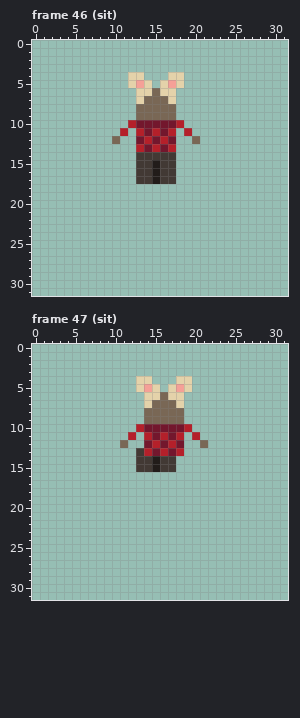
A pixel-art file gets an edit: assets/raincoat_ferret.ase. The first picture shows the starting point.
32x32 pixels, 48 frames. Shown: frame 46 (sit), frame 47 (sit). The commit also changed other frames, which this record leaves out.
The same view after the edit:
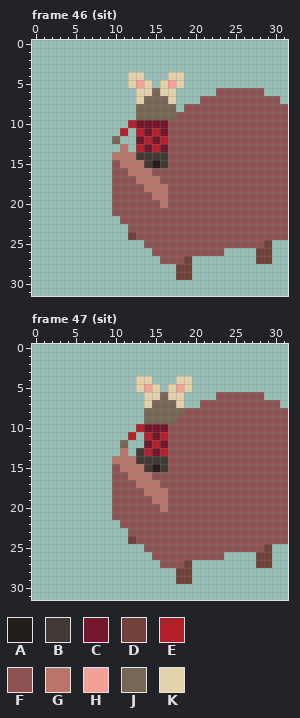
Palette (. is transparent): A #221c1a  B #423934  C #73172d  D #71413b  E #b4202a  F #8e5252  G #ba756a  H #f5a097  J #796755  K #e4d2aa
Commit message: fix flash of raincoat at end of take of raincoat animation and fix sit couch animation (no more overlap)
Edits made:
layer "Layer 3" now shown
Changed rows in their new state; - is an unchanged pixel.
Frame 46 (sit), layers "rhtfh", "Layer 3":
first column x 10:
 6 -------------FFFFFF---
 7 -----------FFFFFFFFFF-
 8 ---------FFFFFFFFFFFFF
 9 --------FFFFFFFFFFFFFF
10 -------FFFFFFFFFFFFFFF
11 -------FFFFFFFFFFFFFFF
12 -------FFFFFFFFFFFFFFF
13 -G-----FFFFFFFFFFFFFFF
14 GGG----FFFFFFFFFFFFFFF
15 FGGG---FFFFFFFFFFFFFFF
16 FFGGGFFFFFFFFFFFFFFFFF
17 FFFGGGFFFFFFFFFFFFFFFF
18 FFFFGGGFFFFFFFFFFFFFFF
19 FFFFFGGFFFFFFFFFFFFFFF
20 FFFFFFGFFFFFFFFFFFFFFF
21 FFFFFFFFFFFFFFFFFFFFFF
22 -FFFFFFFFFFFFFFFFFFFFF
23 --FFFFFFFFFFFFFFFFFFFF
24 --DFFFFFFFFFFFFFFFFFFF
25 ----FFFFFFFFFFFFFFFD--
26 -----FFFFFFFFF----DD--
27 ------FFFD--------DD--
28 --------DD------------
29 --------DD------------
Frame 47 (sit), layers "rhtfh", "Layer 3":
first column x 10:
 6 -------------FFFFFF---
 7 -----------FFFFFFFFFF-
 8 ---------FFFFFFFFFFFFF
 9 --------FFFFFFFFFFFFFF
10 -------FFFFFFFFFFFFFFF
11 -------FFFFFFFFFFFFFFF
12 -------FFFFFFFFFFFFFFF
13 -G-----FFFFFFFFFFFFFFF
14 GGG--B-FFFFFFFFFFFFFFF
15 FGGG---FFFFFFFFFFFFFFF
16 FFGGGFFFFFFFFFFFFFFFFF
17 FFFGGGFFFFFFFFFFFFFFFF
18 FFFFGGGFFFFFFFFFFFFFFF
19 FFFFFGGFFFFFFFFFFFFFFF
20 FFFFFFGFFFFFFFFFFFFFFF
21 FFFFFFFFFFFFFFFFFFFFFF
22 -FFFFFFFFFFFFFFFFFFFFF
23 --FFFFFFFFFFFFFFFFFFFF
24 --DFFFFFFFFFFFFFFFFFFF
25 ----FFFFFFFFFFFFFFFD--
26 -----FFFFFFFFF----DD--
27 ------FFFD--------DD--
28 --------DD------------
29 --------DD------------
Pixel boxes of the changes (left, top, right, bottom) in both pictures:
changed: (112, 88, 288, 280)
changed: (112, 392, 288, 584)
